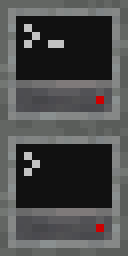
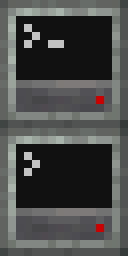
Revision of a layered (128, 256) image; what changed, layer by layer:
added layer "Casing v0.5.1" above "computer_normal_front_blink.png" over box(0, 0, 128, 256)
hid "computer_normal_front_blink.png" over box(0, 0, 128, 256)
